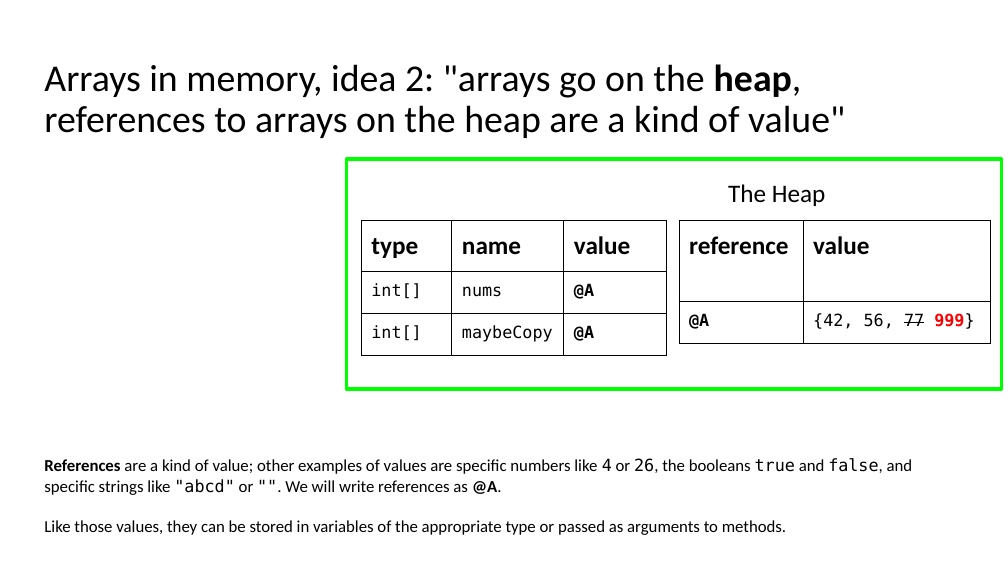
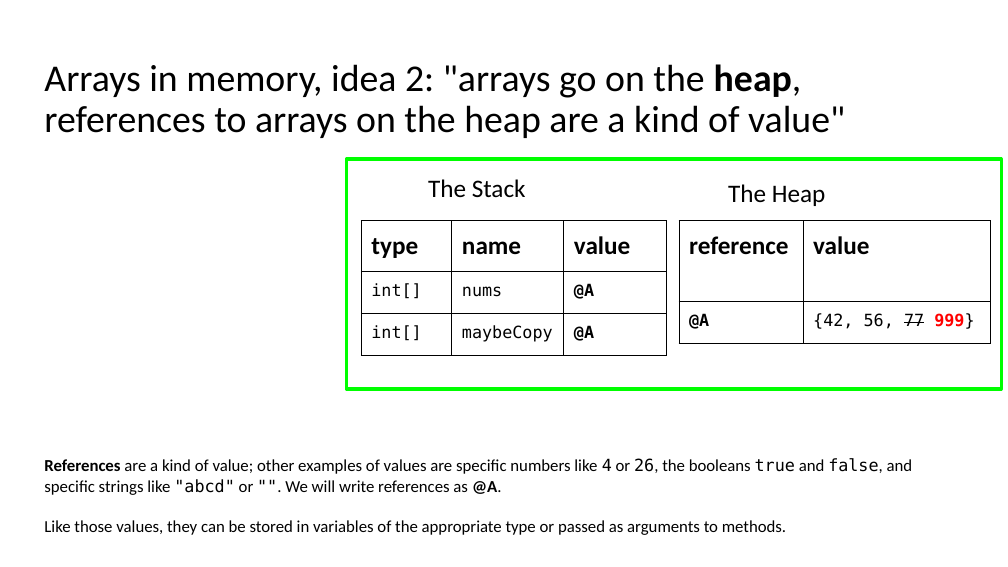
Before and after one commit to catherinefxia/ucsd-cse8a-w20.github.io, a slide deck: slide 9 of lectures/CSE8AW20-02-06-Lec10-Arrays-All-Day/CSE8AW20-02-06-Lec10-Java-Arrays-All-Day-Slides.pptx. Drawn at 1008x567 pixels with LibreOffice and Linux fonts; fonts in the diff are those of the drawing. Boxes give left, top, right and bottom in pixels: in the first picture for what was removed or moved away, otherwise in the second. Text is boxed around its words. In the diff, an @@ line names an element or a change of style, - is before the commit and + after.

```diff
--- a/lectures/CSE8AW20-02-06-Lec10-Arrays-All-Day/CSE8AW20-02-06-Lec10-Java-Arrays-All-Day-Slides.pptx
+++ b/lectures/CSE8AW20-02-06-Lec10-Arrays-All-Day/CSE8AW20-02-06-Lec10-Java-Arrays-All-Day-Slides.pptx
@@ text added at box(428, 179, 526, 197), 24 pt, text #000000 @@
+The Stack
```
Also in this commit, not shown: 11 other slides changed, 1 slide added, 5 other files.
